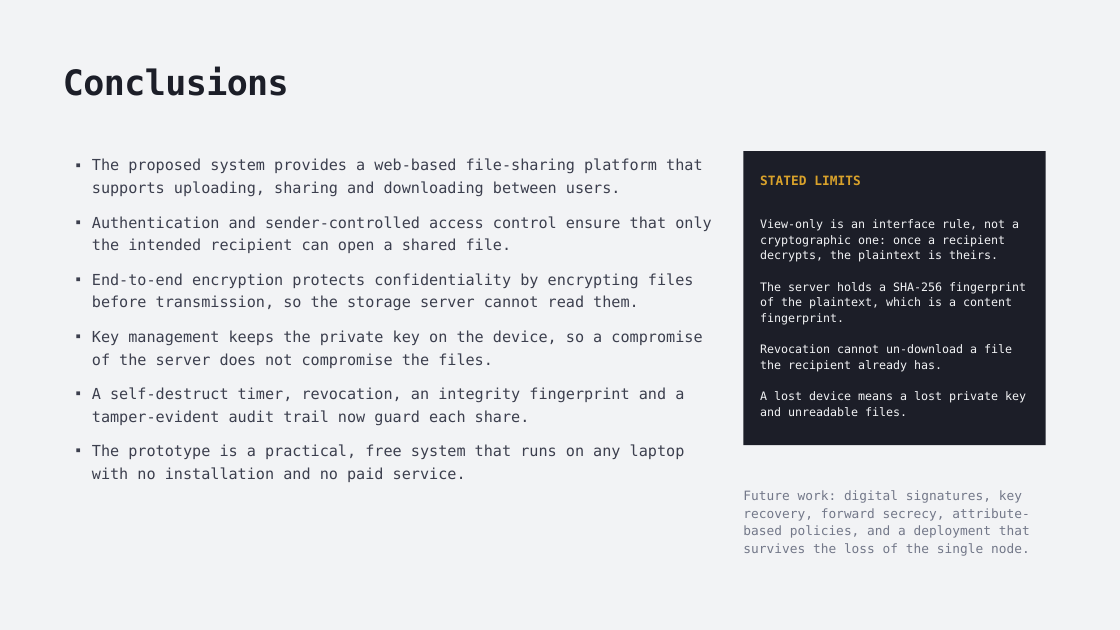
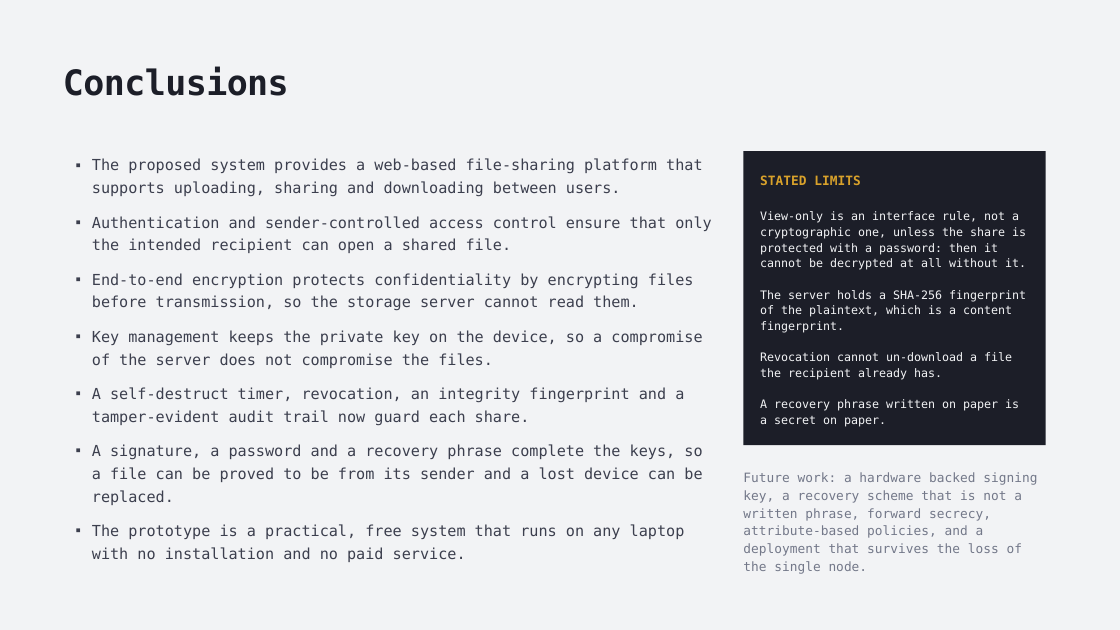
Before and after one commit to aswathas/sugan-project, a slide deck: slide 15 of report/SecureShare-REVIEW-3.pptx. Drawn at 1120x630 pixels with LibreOffice and Linux fonts; fonts in the diff are those of the drawing. Boxes give left, top, right and bottom in pixels: in the first picture for what was removed or moved away, otherwise in the second. Text is boxed around its words. In the diff, an @@ line names an element or a change of style, - is before the commit and + after.

```diff
--- a/report/SecureShare-REVIEW-3.pptx
+++ b/report/SecureShare-REVIEW-3.pptx
@@ text at box(760, 211, 1026, 270): text changed @@
-View-only is an interface rule, not a cryptographic one: once a recipient decrypts, the plaintext is theirs.
+View-only is an interface rule, not a cryptographic one, unless the share is protected with a password: then it cannot be decrypted at all without it.
@@ text at box(760, 399, 1019, 427): text changed @@
-A lost device means a lost private key and unreadable files.
+A recovery phrase written on paper is a secret on paper.
@@ text at box(92, 444, 702, 505): paragraph added @@
+▪ A signature, a password and a recovery phrase complete the keys, so a file can be proved to be from its sender and a lost device can be replaced.
@@ text at box(743, 472, 1037, 574): text changed @@
-Future work: digital signatures, key recovery, forward secrecy, attribute-based policies, and a deployment that survives the loss of the single node.
+Future work: a hardware backed signing key, a recovery scheme that is not a written phrase, forward secrecy, attribute-based policies, and a deployment that survives the loss of the single node.
```
Also in this commit, not shown: 2 other slides changed, 17 other files.
